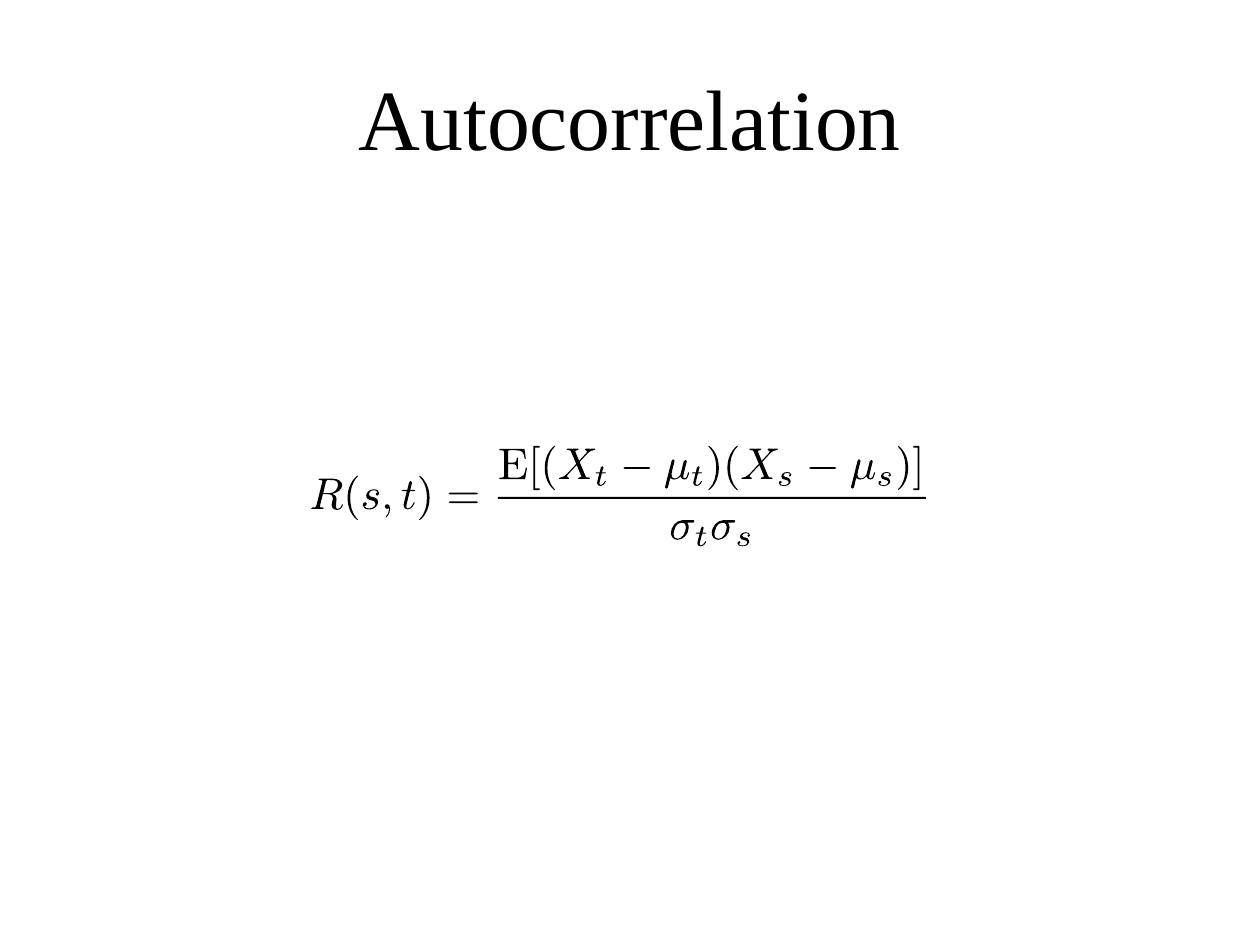
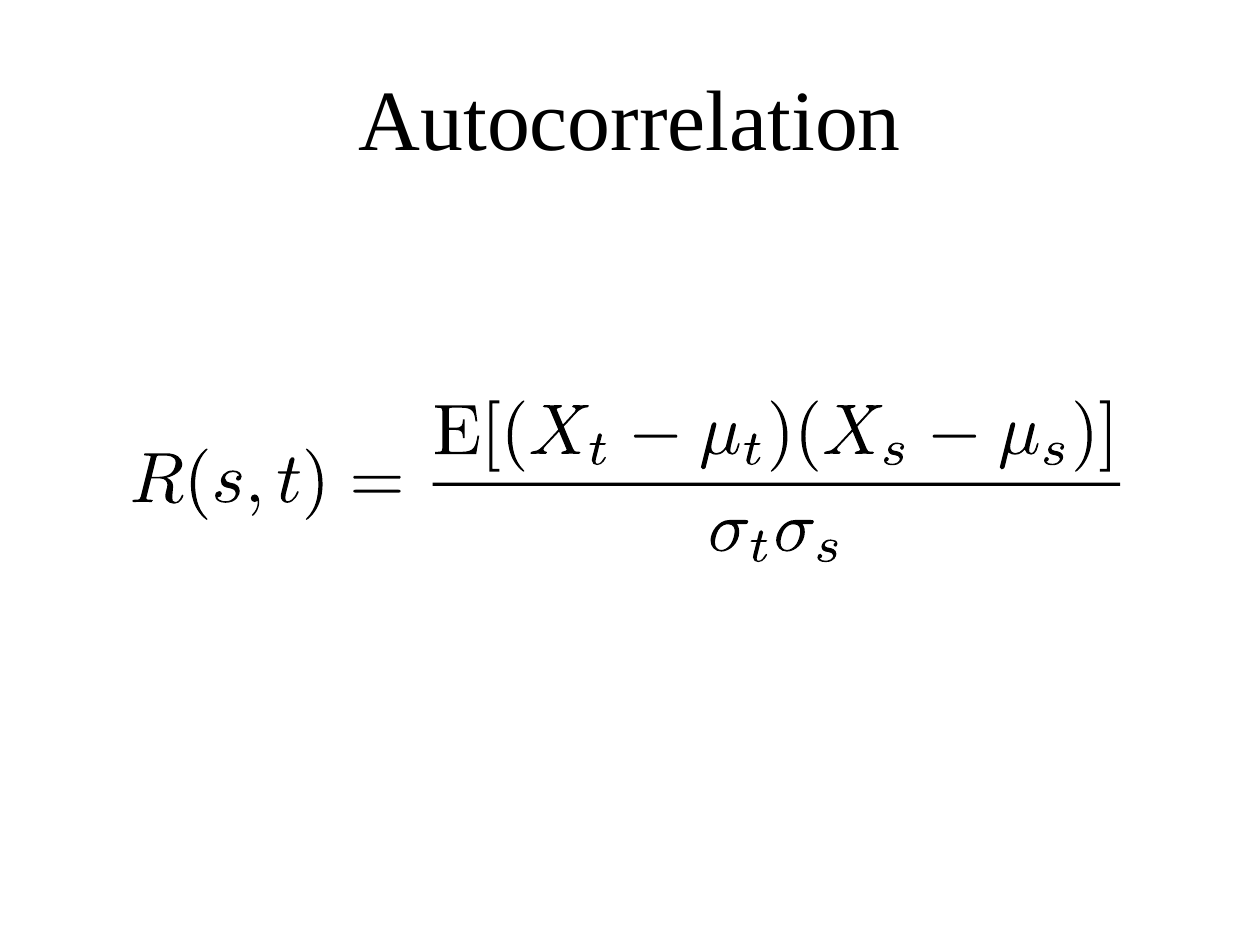
Before and after one commit to amueller/applied_ml_spring_2017, a slide deck: slide 23 of slides/aml-25-042417.odp (slide 8 before the commit). Drawn at 1260x945 pixels with LibreOffice and Linux fonts; fonts in the diff are those of the drawing. Boxes give left, top, right and bottom in pixels: in the first picture for what was removed or moved away, otherwise in the second. Text is boxed around its words. In the diff, an @@ line names an element or a change of style, - is before the commit and + after.

```diff
--- a/slides/aml-25-042417.odp
+++ b/slides/aml-25-042417.odp
@@ freeform shape: place and size @@
-freeform shape at [500,449,527,479]
+freeform shape at [436,406,480,455]
@@ freeform shape: place and size @@
-freeform shape at [545,446,556,491]
+freeform shape at [489,400,500,471]
@@ freeform shape: place and size @@
-freeform shape at [534,446,540,491]
+freeform shape at [508,400,525,471]
@@ freeform shape: place and size @@
-freeform shape at [596,466,606,486]
+freeform shape at [531,405,589,454]
@@ freeform shape: place and size @@
-freeform shape at [727,446,737,491]
+freeform shape at [771,400,788,471]
@@ freeform shape: place and size @@
-freeform shape at [779,472,791,486]
+freeform shape at [802,400,819,471]
@@ freeform shape: place and size @@
-freeform shape at [898,446,908,491]
+freeform shape at [824,405,883,454]
@@ freeform shape added at [1076,400,1093,471], fill #000000 @@
@@ freeform shape added at [1100,400,1110,471], fill #000000 @@
@@ freeform shape: place and size @@
-freeform shape at [401,481,415,510]
+freeform shape at [191,448,208,519]
@@ freeform shape: place and size @@
-freeform shape at [420,476,430,520]
+freeform shape at [306,448,324,519]
@@ freeform shape: place and size @@
-freeform shape at [559,449,596,480]
+freeform shape at [590,433,607,465]
@@ freeform shape: place and size @@
-freeform shape at [623,468,651,470]
+freeform shape at [635,434,678,438]
@@ freeform shape: place and size @@
-freeform shape at [709,446,719,491]
+freeform shape at [701,422,740,469]
@@ freeform shape: place and size @@
-freeform shape at [742,449,779,480]
+freeform shape at [744,433,761,465]
@@ freeform shape: place and size @@
-freeform shape at [852,460,876,489]
+freeform shape at [885,442,906,465]
@@ freeform shape: place and size @@
-freeform shape at [810,468,837,470]
+freeform shape at [933,434,976,438]
@@ freeform shape: place and size @@
-freeform shape at [914,446,919,491]
+freeform shape at [1000,422,1039,469]
@@ freeform shape: place and size @@
-freeform shape at [879,472,892,486]
+freeform shape at [1045,442,1066,465]
@@ freeform shape added at [133,454,184,504], fill #000000 @@
@@ freeform shape: place and size @@
-freeform shape at [311,479,343,510]
+freeform shape at [215,471,241,503]
@@ freeform shape: place and size @@
-freeform shape at [348,476,358,520]
+freeform shape at [278,457,300,503]
@@ freeform shape: place and size @@
-freeform shape at [362,489,378,510]
+freeform shape at [353,476,401,493]
@@ freeform shape removed at [665,460,689,489] @@
@@ freeform shape removed at [692,466,702,486] @@
@@ freeform shape: place and size @@
-freeform shape at [385,504,391,518]
+freeform shape at [250,495,258,517]
@@ freeform shape: place and size @@
-freeform shape at [499,497,926,500]
+freeform shape at [433,483,1121,486]
@@ freeform shape removed at [449,493,479,503] @@
@@ freeform shape: place and size @@
-freeform shape at [712,520,736,540]
+freeform shape at [711,520,749,552]
@@ freeform shape: place and size @@
-freeform shape at [737,533,750,547]
+freeform shape at [751,531,768,563]
@@ freeform shape: place and size @@
-freeform shape at [696,527,707,547]
+freeform shape at [776,520,814,552]
@@ freeform shape: place and size @@
-freeform shape at [671,520,695,540]
+freeform shape at [818,540,838,563]
```
Also in this commit, not shown: 2 other slides changed, 37 slides added, 10 slides removed, 2 other files.
